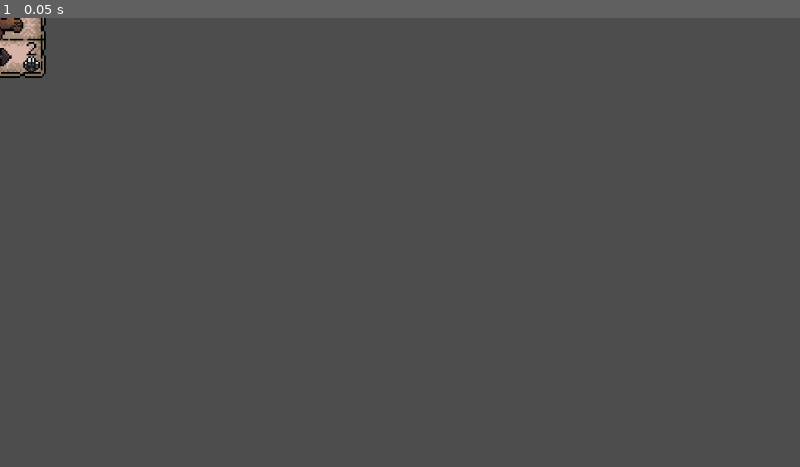
Above: before the commit, frame 1.
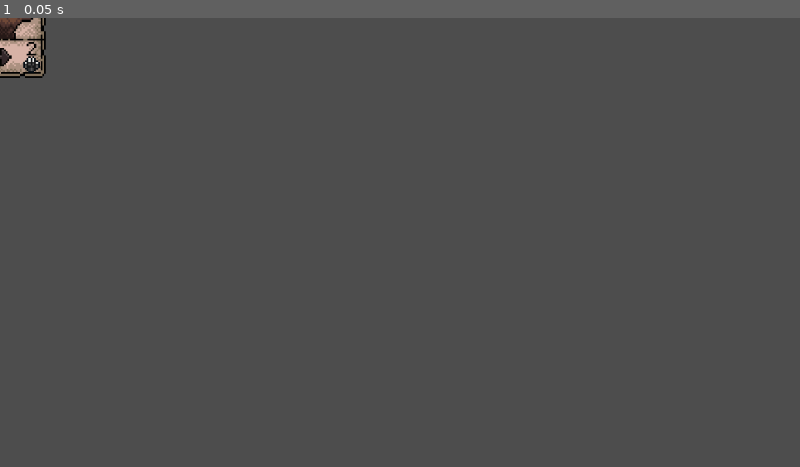
Above: after the commit, the same moment.

Repository: Rimjact/leshy-cabin
Game: Godot game, scene res://objects/cards/node_card_deer.tscn
Same seed, same stepped clock (60 frames per second), same inputs: the game is played once before the commit and once after it. This scene is started directly instead of the project's main scene.
Inputs:
- Up to frame 1 (0.05 s): no input

The runs differ from the first frame. In frame 1, 0.1% of the frame differs, in the area x 0-5%, y 0-5%.

Commit message:
fix(Deer): change sprite to actual

Diff:
--- a/objects/cards/node_card_deer.tscn
+++ b/objects/cards/node_card_deer.tscn
@@ -22,8 +22,6 @@
 [node name="Card" type="Node2D" unique_id=621617987 node_paths=PackedStringArray("health_component", "damage_component", "abilities_component", "barter_component", "card_input_component")]
 z_index = 2
 script = ExtResource("1_yac8s")
-state = null
-side = null
 health_component = NodePath("CardHealthComponent")
 damage_component = NodePath("CardDamageComponent")
 abilities_component = NodePath("CardAbilitiesComponent")
@@ -51,7 +49,7 @@
 position = Vector2(0, -4.5)
 texture = ExtResource("4_nmhja")
 region_enabled = true
-region_rect = Rect2(1, 65, 43, 31)
+region_rect = Rect2(45, 65, 43, 31)
 
 [node name="CardHealthComponent" parent="." unique_id=794816392 instance=ExtResource("5_lsog2")]
 position = Vector2(-17, 19)
